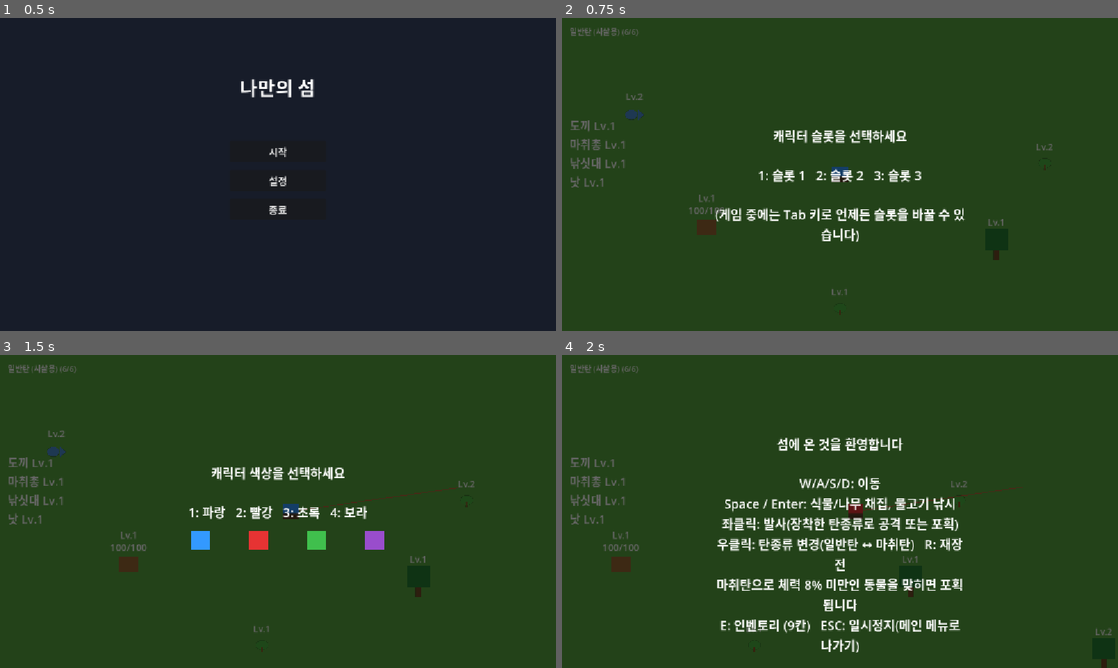
Above: before the commit, frames 1-4 (two rows, left to right).
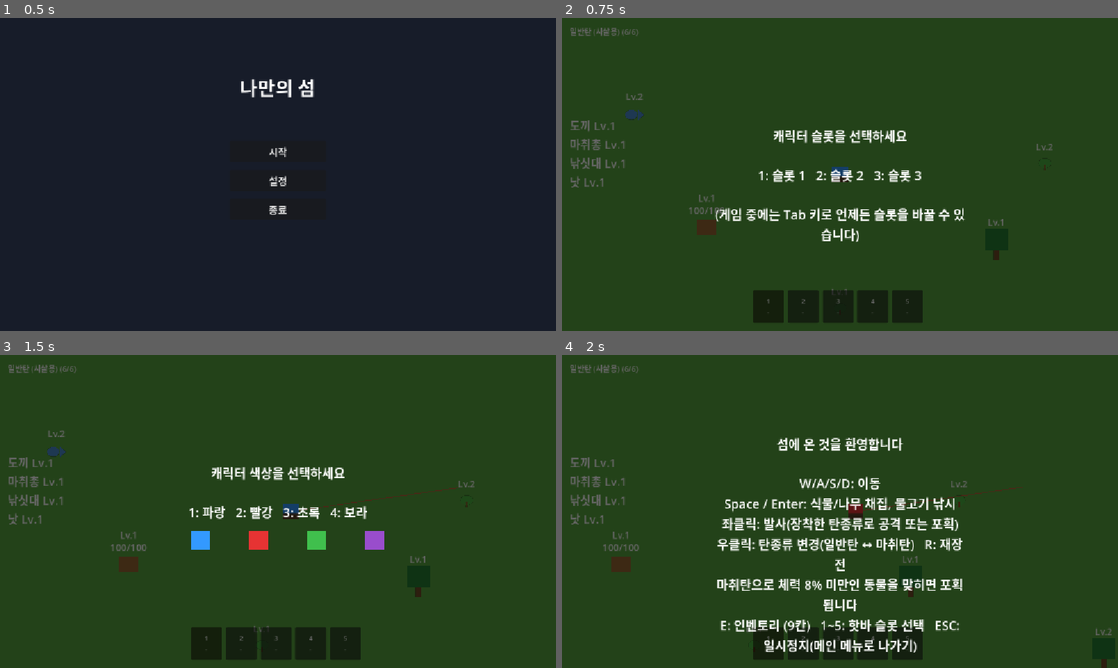
Above: after the commit, the same moments.

Repository: kimtuna/test_game
Game: Godot game, scene res://scenes/MainMenu.tscn
Two runs of this game, one before a commit and one after it. Both use one fixed random seed, a clock stepped at 60 frames per second and the inputs below.
Inputs (mouse positions are in pixels of both pictures, inside the frame that each line leads up to):
- Up to frame 1 (0.5 s): no input
- Up to frame 2 (0.75 s): click "시작" at 0.5 s
- Up to frame 3 (1.5 s): tap Enter (ui_accept) at 1.25 s; move the mouse to (400, 495) at 1.27 s; hold D (move_right) from 1.28 s (still down); tap 1 at 1.35 s; click (400, 495) at 1.42 s
- Up to frame 4 (2 s): keep holding D (move_right); tap Enter (ui_accept) at 1.52 s; tap 2 at 1.55 s

Frame 1 is identical in both runs. In frame 2, 2.8% of the frame differs, in the area x 34-65%, y 86-98%; in frame 3, 2.8%; in frame 4, 3.2%, in the area x 34-72%, y 84-98%.

Commit message:
feat: 휴대 장비 핫바(숫자 1~5) 구현
inbox.md #6 5번 — 인벤토리(E, 9칸)와 별개인 5칸 핫바를 player.gd에
Array로 추가하고, 화면 하단에 항상 보이는 UI를 붙였다. 숫자 키 1~5로
active_hotbar_index를 바꾸면 선택된 슬롯이 강조되고, 슬롯 저장/불러오기에도
영속화된다.

Co-Authored-By: Claude Sonnet 5 <noreply@anthropic.com>

Diff:
--- a/scenes/Main.tscn
+++ b/scenes/Main.tscn
@@ -81,6 +81,72 @@
 theme_override_font_sizes/font_size = 24
 text = ""
 
+[node name="Hotbar" type="HBoxContainer" parent="UI"]
+anchor_left = 0.5
+anchor_top = 1.0
+anchor_right = 0.5
+anchor_bottom = 1.0
+offset_left = -180.0
+offset_top = -84.0
+offset_right = 180.0
+offset_bottom = -16.0
+theme_override_constants/separation = 8
+
+[node name="HotbarSlot0" type="Panel" parent="UI/Hotbar"]
+custom_minimum_size = Vector2(64, 64)
+
+[node name="HotbarLabel" type="Label" parent="UI/Hotbar/HotbarSlot0"]
+anchor_right = 1.0
+anchor_bottom = 1.0
+theme_override_font_sizes/font_size = 14
+text = "1\n-"
+horizontal_alignment = 1
+vertical_alignment = 1
+
+[node name="HotbarSlot1" type="Panel" parent="UI/Hotbar"]
+custom_minimum_size = Vector2(64, 64)
+
+[node name="HotbarLabel" type="Label" parent="UI/Hotbar/HotbarSlot1"]
+anchor_right = 1.0
+anchor_bottom = 1.0
+theme_override_font_sizes/font_size = 14
+text = "2\n-"
+horizontal_alignment = 1
+vertical_alignment = 1
+
+[node name="HotbarSlot2" type="Panel" parent="UI/Hotbar"]
+custom_minimum_size = Vector2(64, 64)
+
+[node name="HotbarLabel" type="Label" parent="UI/Hotbar/HotbarSlot2"]
+anchor_right = 1.0
+anchor_bottom = 1.0
+theme_override_font_sizes/font_size = 14
+text = "3\n-"
+horizontal_alignment = 1
+vertical_alignment = 1
+
+[node name="HotbarSlot3" type="Panel" parent="UI/Hotbar"]
+custom_minimum_size = Vector2(64, 64)
+
+[node name="HotbarLabel" type="Label" parent="UI/Hotbar/HotbarSlot3"]
+anchor_right = 1.0
+anchor_bottom = 1.0
+theme_override_font_sizes/font_size = 14
+text = "4\n-"
+horizontal_alignment = 1
+vertical_alignment = 1
+
+[node name="HotbarSlot4" type="Panel" parent="UI/Hotbar"]
+custom_minimum_size = Vector2(64, 64)
+
+[node name="HotbarLabel" type="Label" parent="UI/Hotbar/HotbarSlot4"]
+anchor_right = 1.0
+anchor_bottom = 1.0
+theme_override_font_sizes/font_size = 14
+text = "5\n-"
+horizontal_alignment = 1
+vertical_alignment = 1
+
 [node name="SlotOverlay" type="Control" parent="UI"]
 anchor_right = 1.0
 anchor_bottom = 1.0
@@ -207,7 +273,7 @@
 좌클릭: 발사(장착한 탄종류로 공격 또는 포획)
 우클릭: 탄종류 변경(일반탄 ↔ 마취탄)   R: 재장전
 마취탄으로 체력 8% 미만인 동물을 맞히면 포획됩니다
-E: 인벤토리 (9칸)   ESC: 일시정지(메인 메뉴로 나가기)
+E: 인벤토리 (9칸)   1~5: 핫바 슬롯 선택   ESC: 일시정지(메인 메뉴로 나가기)
 
 아무 키나 눌러 시작하기"
 horizontal_alignment = 1
--- a/scripts/main.gd
+++ b/scripts/main.gd
@@ -75,6 +75,7 @@
 @onready var inventory_overlay: Control = $UI/InventoryOverlay
 @onready var inventory_slot_grid: GridContainer = $UI/InventoryOverlay/InventoryPanel/Body/SlotGrid
 @onready var wearable_slot_column: VBoxContainer = $UI/InventoryOverlay/InventoryPanel/Body/WearableColumn
+@onready var hotbar_row: HBoxContainer = $UI/Hotbar
 
 # 색상 선택 키(1~4)와 스와치 색상을 한 곳에 묶어, 씬의 Swatch 노드 색과
 # 어긋나지 않도록 함(#15/#22에서 배운 "값 중복으로 인한 잠재 버그" 반복 방지).
@@ -92,6 +93,18 @@
 	KEY_1: 1,
 	KEY_2: 2,
 	KEY_3: 3,
+}
+
+# inbox.md #6 5번: 휴대 장비 핫바 선택 키. SLOT_KEYS/BODY_COLOR_CHOICES와 같은
+# 숫자 키(1~5)를 쓰지만, 이 매핑은 slot_overlay/customization_overlay가 모두
+# 닫혀 있는 "실제 플레이 상태"에서만 확인한다(_unhandled_input에서 두 오버레이
+# 분기가 먼저 return하므로 겹치지 않는다).
+const HOTBAR_KEYS: Dictionary = {
+	KEY_1: 0,
+	KEY_2: 1,
+	KEY_3: 2,
+	KEY_4: 3,
+	KEY_5: 4,
 }
 
 # slot_colors: 슬롯 번호 -> 그 슬롯에서 마지막으로 고른 색. 아직 한 번도
@@ -141,6 +154,7 @@
 	_update_label()
 	_update_capture_label()
 	_update_equipment_label()
+	_update_hotbar_ui()
 	slot_overlay.visible = true
 
 func _player_node_name(id: int) -> String:
@@ -279,6 +293,19 @@
 	if pause_overlay.visible:
 		return
 
+	# inbox.md #6 5번: 숫자 1~5로 핫바 슬롯을 선택한다. 위에서 이미 slot_overlay/
+	# customization_overlay/tutorial_overlay/inventory_overlay/pause_overlay가
+	# 열려있으면 전부 return했으므로, 여기 도달했다는 것은 그 숫자 키들이 다른
+	# 오버레이의 의미(슬롯 선택, 색상 선택)와 겹치지 않는 "실제 플레이 상태"라는
+	# 뜻이다.
+	if HOTBAR_KEYS.has(event.keycode):
+		var player := get_tree().get_first_node_in_group("player")
+		if player != null:
+			player.select_hotbar_slot(HOTBAR_KEYS[event.keycode])
+			_update_hotbar_ui()
+		get_viewport().set_input_as_handled()
+		return
+
 	if event.keycode == KEY_ESCAPE:
 		pause_overlay.visible = true
 		get_tree().paused = true
@@ -323,6 +350,8 @@
 		"color": [slot_colors[slot].r, slot_colors[slot].g, slot_colors[slot].b],
 		"equipment": player.equipment if player != null else {},
 		"wearables": player.wearables if player != null else {},
+		"hotbar": player.hotbar if player != null else [],
+		"active_hotbar_index": player.active_hotbar_index if player != null else 0,
 		"inventory": inventory,
 		"captured_animals": captured_animals,
 	}
@@ -356,6 +385,10 @@
 		var wearable_data: Dictionary = data.get("wearables", {})
 		for slot_name in wearable_data.keys():
 			player.equip_wearable(slot_name, String(wearable_data[slot_name]))
+		var hotbar_data: Array = data.get("hotbar", [])
+		for i in range(hotbar_data.size()):
+			player.set_hotbar_item(i, String(hotbar_data[i]))
+		player.select_hotbar_slot(int(data.get("active_hotbar_index", 0)))
 	inventory.clear()
 	for key in data.get("inventory", {}).keys():
 		inventory[key] = int(data["inventory"][key])
@@ -365,6 +398,7 @@
 	_update_label()
 	_update_capture_label()
 	_update_equipment_label()
+	_update_hotbar_ui()
 
 func _on_harvested(resource_name: String, amount: int) -> void:
 	if not inventory.has(resource_name) and inventory.size() >= INVENTORY_CAPACITY:
@@ -440,6 +474,25 @@
 		var item_name: String = player.get_wearable(slot_key)
 		label.text = "%s: %s" % [WEARABLE_SLOT_NAMES[slot_key], item_name if item_name != "" else "-"]
 
+# inbox.md #6 5번: 항상 화면 하단에 보이는 5칸 핫바. 인벤토리(E) 오버레이와
+# 달리 토글되지 않고 계속 표시된다(마인크래프트/코어키퍼 참고 지시와 동일하게
+# 실제 게임 플레이 중에도 어떤 슬롯이 선택돼 있는지 항상 보여야 의미가 있다).
+# 선택된 슬롯은 self_modulate로 강조하고, 슬롯 안에는 번호+내용물(아직 비어
+# 있으면 "-")을 표시한다.
+const HOTBAR_ACTIVE_COLOR := Color(1.0, 0.85, 0.3)
+const HOTBAR_INACTIVE_COLOR := Color(1.0, 1.0, 1.0)
+
+func _update_hotbar_ui() -> void:
+	var player := get_tree().get_first_node_in_group("player")
+	var panels := hotbar_row.get_children()
+	for i in range(panels.size()):
+		var panel: Panel = panels[i]
+		var label: Label = panel.get_node("HotbarLabel")
+		var item_name: String = player.get_hotbar_item(i) if player != null else ""
+		label.text = "%d\n%s" % [i + 1, item_name if item_name != "" else "-"]
+		var is_active: bool = player != null and player.active_hotbar_index == i
+		panel.self_modulate = HOTBAR_ACTIVE_COLOR if is_active else HOTBAR_INACTIVE_COLOR
+
 func _update_capture_label() -> void:
 	if captured_animals.is_empty():
 		capture_label.text = ""
--- a/scripts/player.gd
+++ b/scripts/player.gd
@@ -270,3 +270,27 @@
 
 func unequip_wearable(slot: String) -> void:
 	wearables[slot] = ""
+
+# inbox.md #6 5번: 휴대 장비 핫바. 인벤토리(E, 9칸 저장용 그리드)와는 별개로
+# "지금 손에 들고 있는 것"을 가리키는 슬롯 5개다 — inbox #6이 "인벤토리 그리드
+# 9칸과 섞이지 않게 UI/데이터 구조를 분리할 것"이라고 명시했으므로, inventory
+# Dictionary(자원 종류->개수)와는 완전히 별개인 배열로 둔다. wearables(inbox #6
+# 4번, status.md #56)와 마찬가지로 아직 인벤토리에서 핫바로 아이템을 옮기는
+# 상호작용(드래그 등)이 없어(범위 밖, 줍기/제작과 함께 inbox #4 5번이 미룬
+# 영역) 슬롯 내용물은 항상 빈 문자열이고, 이번 조각은 "숫자 1~5로 슬롯을
+# 선택할 수 있다"는 데이터 구조 + UI만 갖춘다.
+const HOTBAR_SIZE: int = 5
+
+var hotbar: Array[String] = ["", "", "", "", ""]
+var active_hotbar_index: int = 0
+
+func get_hotbar_item(index: int) -> String:
+	return hotbar[index] if index >= 0 and index < hotbar.size() else ""
+
+func set_hotbar_item(index: int, item_name: String) -> void:
+	if index >= 0 and index < hotbar.size():
+		hotbar[index] = item_name
+
+func select_hotbar_slot(index: int) -> void:
+	if index >= 0 and index < hotbar.size():
+		active_hotbar_index = index
--- /dev/null
+++ b/tests/hotbar_headless_test.gd
@@ -0,0 +1,104 @@
+extends SceneTree
+
+# 헤드리스 환경에서 휴대 장비 핫바(숫자 1~5) 최소 동작을 검증하는 통합 테스트.
+# 실행: godot --headless --path . --script res://tests/hotbar_headless_test.gd
+# inbox.md #6 5번(핫바, 인벤토리 9칸과 별도 데이터 구조)의 구현을 검증한다:
+# (1) 기본값은 5칸 전부 빈 상태(- 로 표시)이고 active_hotbar_index는 0인지.
+# (2) 실제 플레이 상태에서 숫자 키(1~5)를 누르면 active_hotbar_index가 바뀌고
+#     UI에서 해당 슬롯만 강조(self_modulate)되는지.
+# (3) 핫바 데이터(player.hotbar)와 인벤토리 데이터(main.inventory)가 서로 다른
+#     구조라 한쪽을 바꿔도 다른 쪽이 영향받지 않는지.
+# (4) 슬롯 저장/불러오기(equipment_wearable_headless_test.gd와 동일한 절차)에
+#     핫바 내용물과 active_hotbar_index가 함께 영속화되는지.
+
+func _clean_saves() -> void:
+	for i in range(1, 4):
+		var path := "user://saves/slot_%d.save" % i
+		if FileAccess.file_exists(path):
+			DirAccess.remove_absolute(path)
+	if FileAccess.file_exists("user://saves/tutorial_seen.flag"):
+		DirAccess.remove_absolute("user://saves/tutorial_seen.flag")
+
+func _press_key(keycode: Key) -> void:
+	var event := InputEventKey.new()
+	event.keycode = keycode
+	event.pressed = true
+	Input.parse_input_event(event)
+	await process_frame
+
+func _initialize() -> void:
+	_clean_saves()
+	var ok := true
+
+	var main1: Node2D = load("res://scenes/Main.tscn").instantiate()
+	root.add_child(main1)
+	await process_frame
+
+	await _press_key(KEY_1)
+	await _press_key(KEY_2)
+	await _press_key(KEY_SPACE)
+
+	var player1: CharacterBody2D = main1.get_node("Player")
+	var hotbar_row1: HBoxContainer = main1.get_node("UI/Hotbar")
+
+	# (1) 기본값: 5칸 전부 빈 상태, active_hotbar_index는 0.
+	for i in range(player1.HOTBAR_SIZE):
+		if player1.get_hotbar_item(i) != "":
+			push_error("FAIL: 기본 상태인데 핫바 슬롯 %d이 비어있지 않음" % i)
+			ok = false
+	if player1.active_hotbar_index != 0:
+		push_error("FAIL: 기본 active_hotbar_index가 0이 아님 (실제: %d)" % player1.active_hotbar_index)
+		ok = false
+	if hotbar_row1.get_child_count() != 5:
+		push_error("FAIL: Hotbar 자식 개수가 5가 아님 (실제: %d)" % hotbar_row1.get_child_count())
+		ok = false
+
+	# (2) 숫자 키로 슬롯을 선택하면 active_hotbar_index와 강조 표시가 바뀌는지.
+	await _press_key(KEY_3)
+	if player1.active_hotbar_index != 2:
+		push_error("FAIL: 3번 키를 눌러도 active_hotbar_index가 2가 되지 않음 (실제: %d)" % player1.active_hotbar_index)
+		ok = false
+	var slot2_panel: Panel = hotbar_row1.get_child(2)
+	var slot0_panel: Panel = hotbar_row1.get_child(0)
+	if slot2_panel.self_modulate == slot0_panel.self_modulate:
+		push_error("FAIL: 선택된 슬롯(3번)과 선택되지 않은 슬롯(1번)의 강조 색이 구분되지 않음")
+		ok = false
+
+	# (3) 핫바와 인벤토리는 별도 데이터 구조 — 한쪽을 바꿔도 다른 쪽은 영향받지 않음.
+	player1.set_hotbar_item(2, "낫")
+	main1._on_harvested("통나무", 1)
+	if main1.inventory.has("낫"):
+		push_error("FAIL: 핫바에 담긴 아이템이 인벤토리 데이터에 섞여 들어감")
+		ok = false
+	if player1.get_hotbar_item(2) != "낫":
+		push_error("FAIL: 인벤토리 조작 후 핫바 슬롯 내용물이 유지되지 않음 (실제: %s)" % player1.get_hotbar_item(2))
+		ok = false
+
+	# (4) 저장: 3번 슬롯에 아이템을 담고 활성 인덱스를 2로 둔 상태로 슬롯 1을 저장.
+	main1._save_slot(1)
+
+	main1.queue_free()
+	await process_frame
+	await process_frame
+
+	var main2: Node2D = load("res://scenes/Main.tscn").instantiate()
+	root.add_child(main2)
+	await process_frame
+	await _press_key(KEY_1)
+
+	var player2: CharacterBody2D = main2.get_node("Player")
+	if player2.get_hotbar_item(2) != "낫":
+		push_error("FAIL: 저장된 슬롯 1의 핫바 내용물이 복원되지 않음 (실제: %s)" % player2.get_hotbar_item(2))
+		ok = false
+	if player2.active_hotbar_index != 2:
+		push_error("FAIL: 저장된 슬롯 1의 active_hotbar_index가 복원되지 않음 (실제: %d)" % player2.active_hotbar_index)
+		ok = false
+
+	_clean_saves()
+
+	if ok:
+		print("HEADLESS_HOTBAR_TEST: PASS")
+		quit(0)
+	else:
+		print("HEADLESS_HOTBAR_TEST: FAIL")
+		quit(1)
